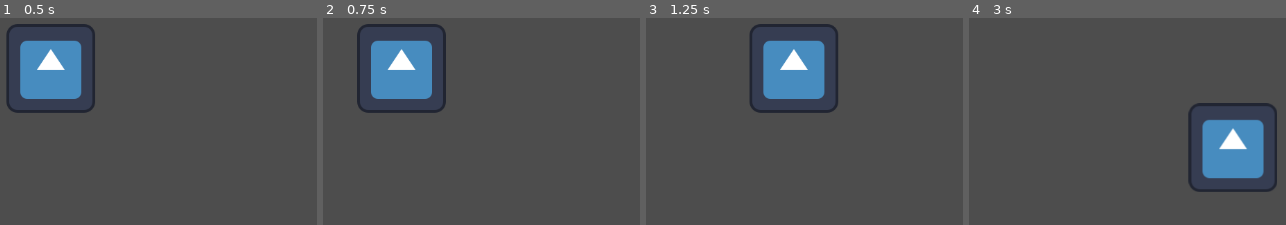
Above: before the commit, frames 1-4 (left to right).
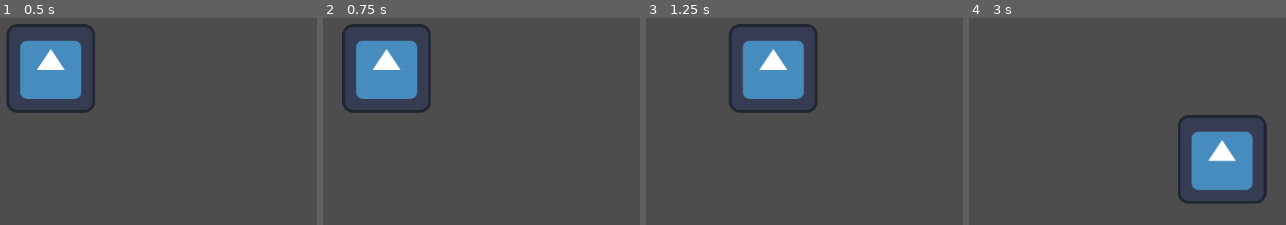
Above: after the commit, the same moments.

Repository: dkomnen/game_resources_mega_repo
Game: Godot game, scene res://scenes/top_down_test.tscn
Same seed, same stepped clock (60 frames per second), same inputs: the game is played once before the commit and once after it. This scene is started directly instead of the project's main scene. The engine's default icon, where the game draws it, is replaced by a stand-in: a white triangle on a blue panel in a dark square.
Inputs:
- Up to frame 1 (0.5 s): no input
- Up to frame 2 (0.75 s): tap Enter at 0.5 s; hold Right (ui_right) from 0.53 s (still down)
- Up to frame 3 (1.25 s): keep holding Right (ui_right)
- Up to frame 4 (3 s): release Right (ui_right) at 1.28 s; hold Down (ui_down) 1.28-2.03 s; hold Right (ui_right) 2.03-2.78 s; hold Up (ui_up) from 2.78 s (still down)

Frame 1 is identical in both runs. In frame 2, 4.9% of the frame differs, in the area x 5-39%, y 2-46%; in frame 3, 6.0%; in frame 4, 7.8%, in the area x 65-98%, y 41-90%.

Commit message:
accelleration fixed

Diff:
--- a/templates_project/scenes/top_down_test.tscn
+++ b/templates_project/scenes/top_down_test.tscn
@@ -13,7 +13,6 @@
 motion_mode = 1
 script = ExtResource("1_ynpkk")
 movement_speed = 200.0
-accelleration = 0.5
 
 [node name="Sprite2D" type="Sprite2D" parent="CharacterBody2D"]
 texture = ExtResource("2_pi7co")
--- a/templates_project/templates/player_controllers/top_down_controller/top_down_player_controller.gd
+++ b/templates_project/templates/player_controllers/top_down_controller/top_down_player_controller.gd
@@ -6,13 +6,9 @@
 var direction = Vector2()
 
 func _physics_process(_delta):
-	var input = Vector2.ZERO
-	input.x = Input.get_axis("ui_left", "ui_right")
-	input.y =  Input.get_axis("ui_up", "ui_down")
+	direction.x = Input.get_axis("ui_left", "ui_right")
+	direction.y =  Input.get_axis("ui_up", "ui_down")
 
-	direction = direction.lerp(input, accelleration)
-	velocity = direction.normalized() * movement_speed
-
-	print(velocity)
+	velocity = velocity.lerp(direction.normalized() * movement_speed, accelleration)
 
 	move_and_slide()
